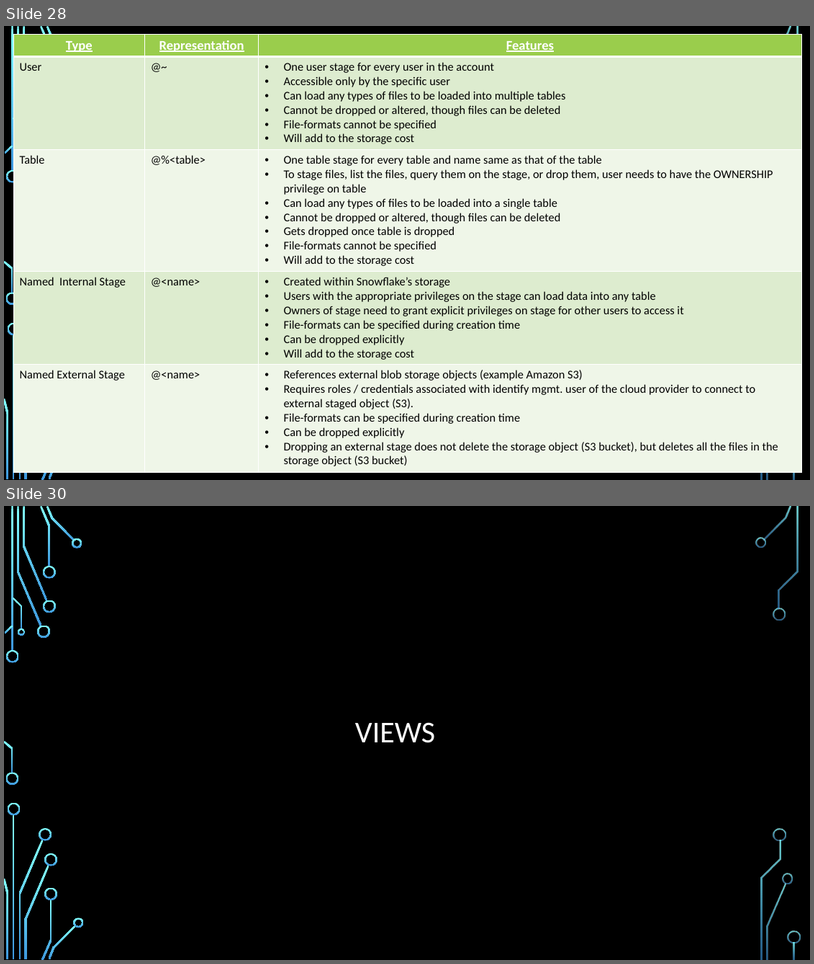
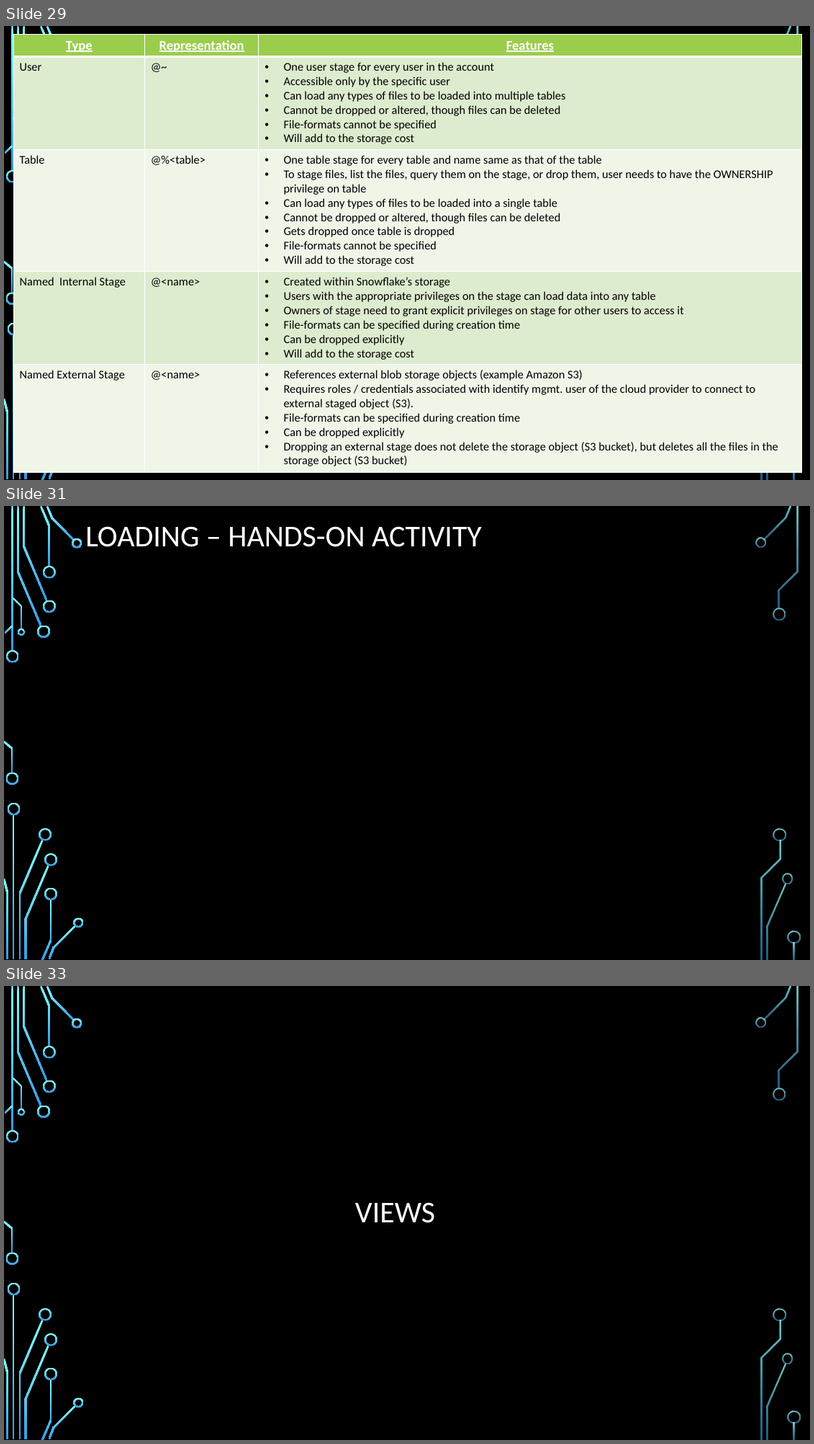
Before and after one commit to paachary/snowflake, a slide deck: Tutorials/Snowflake-Learnings.pptx. Shown one above the other, each under a label of ours: slides 28 and 30 before the commit, slides 29, 31 and 33 after it; the slides between them are not shown. The pictures are 814x964 and 814x1444 pixels, drawn with LibreOffice and Linux fonts; fonts in the diff are those of the drawing; background and template pictures are left out. Boxes give left, top, right and bottom in pixels: in the first picture for what was removed or moved away, otherwise in the second. Text is boxed around its words. In the diff, an @@ line names an element or a change of style, - is before the commit and + after.

```diff
--- a/Tutorials/Snowflake-Learnings.pptx
+++ b/Tutorials/Snowflake-Learnings.pptx
@@ slide 31 added at (4, 506, 810, 960), background picture (left out); not listed: 36 template elements that a slide beside it also shows @@
@@ text added at (85, 526, 482, 547), 36 pt, text #FFFFFF @@
+LOADING – HANDS-ON ACTIVITY
@@ what was slide 28 is now slide 29 @@
@@ what was slide 30 is now slide 33 @@
```
Also in this commit, not shown: 2 slides changed, 5 other slides added, 2 slides removed.
